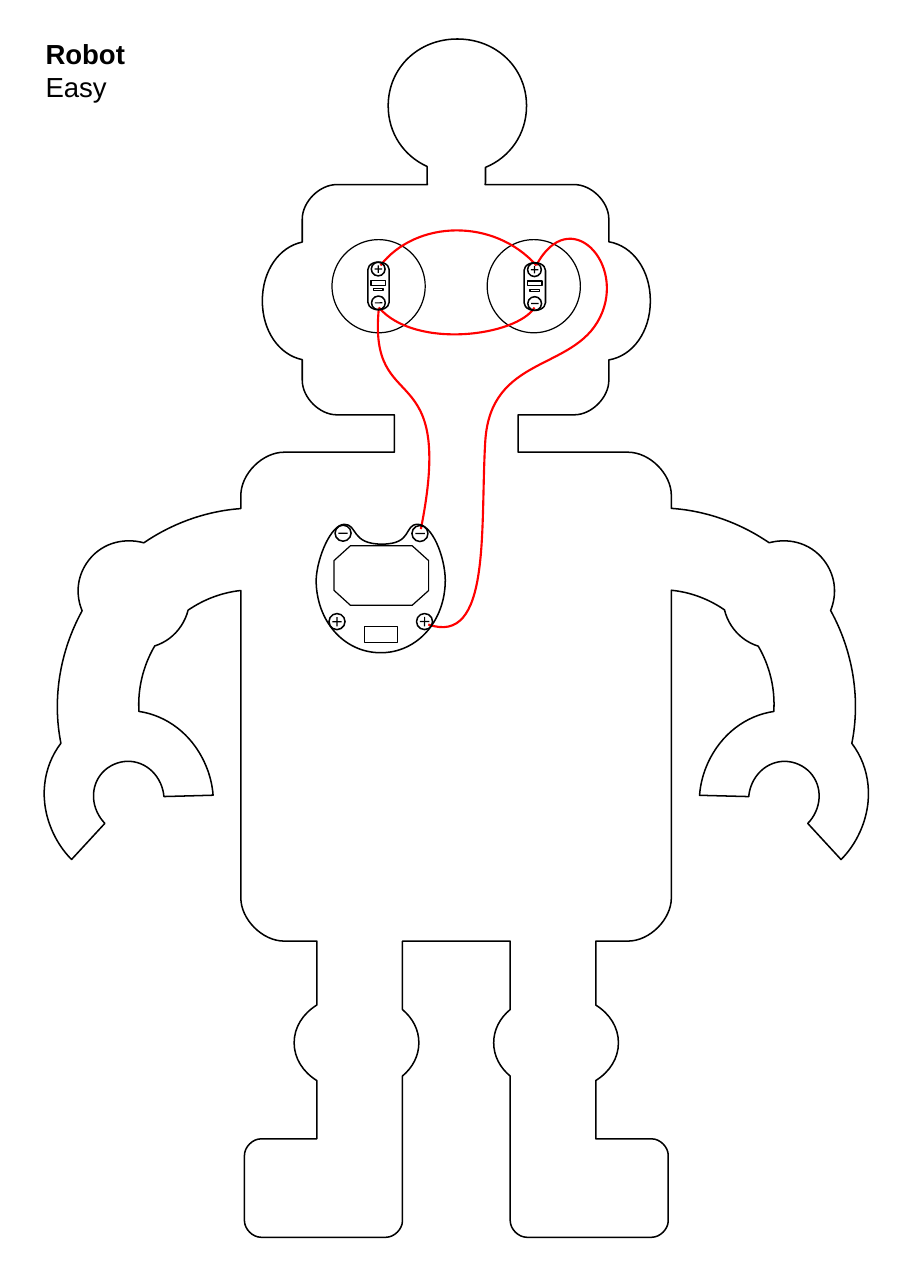
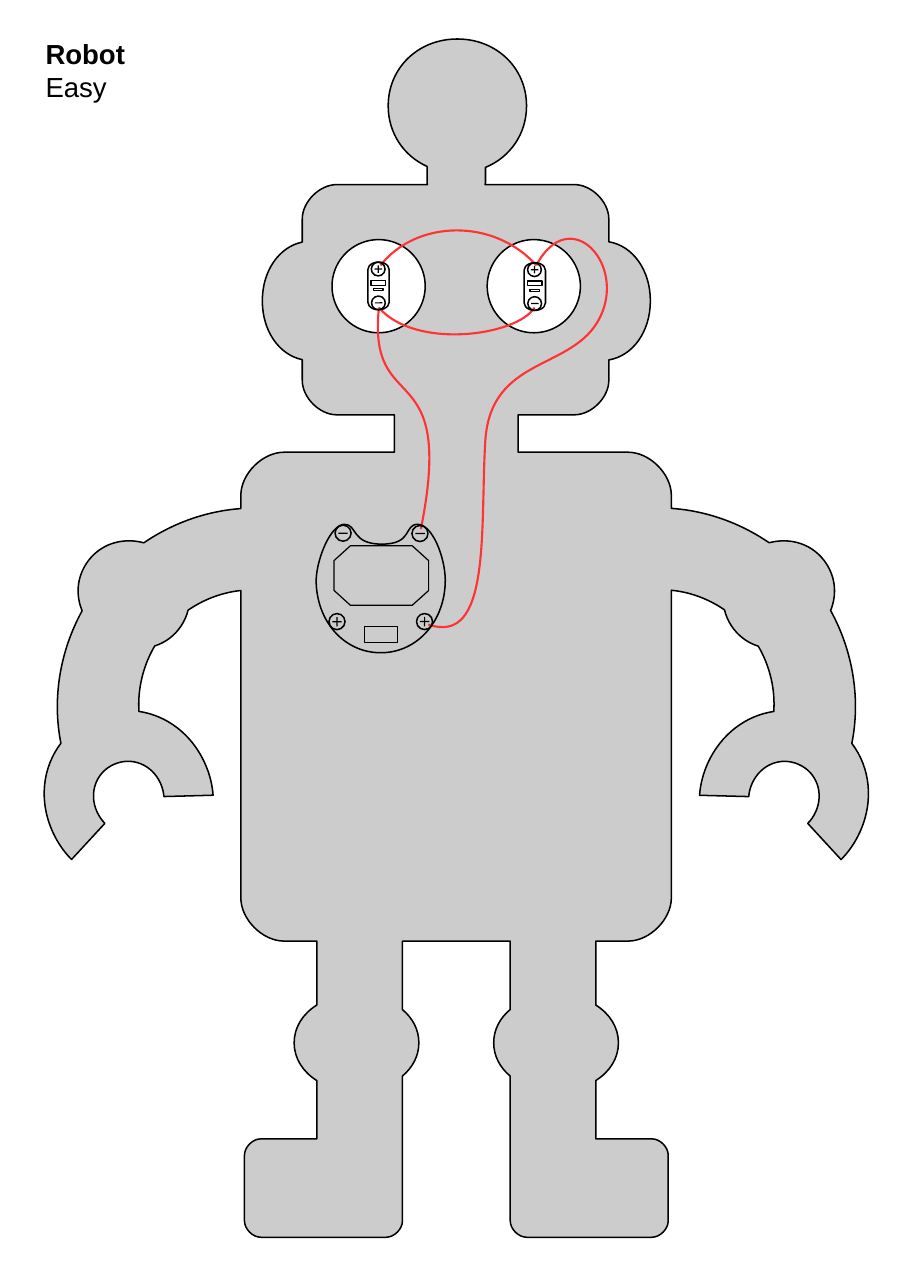
Before and after one commit to Mariemurasaki/Electronic-Geek-Bag, a slide deck: slide 8 of Documentation/source/shapes_portrait.odp. Drawn at 911x1288 pixels with LibreOffice and Linux fonts; fonts in the diff are those of the drawing. Boxes give left, top, right and bottom in pixels: in the first picture for what was removed or moved away, otherwise in the second. Text is boxed around its words. In the diff, an @@ line names an element or a change of style, - is before the commit and + after.

```diff
--- a/Documentation/source/shapes_portrait.odp
+++ b/Documentation/source/shapes_portrait.odp
@@ freeform shape at box(44, 39, 868, 1237): fill none to #CCCCCC @@
@@ outline #FF0000 1.39 pt to #FF3333 1.39 pt in 4 elements at box(378, 307, 430, 529), box(379, 307, 534, 334), box(429, 239, 607, 628), box(380, 230, 535, 265) @@
@@ ellipse at box(332, 240, 425, 334): fill none to #FFFFFF; outline #000000 0.79 pt to #000000 0.99 pt @@
@@ ellipse at box(487, 240, 581, 334): fill none to #FFFFFF; outline #000000 0.79 pt to #000000 0.99 pt @@
```
Also in this commit, not shown: 6 other slides changed, 2 other files.
